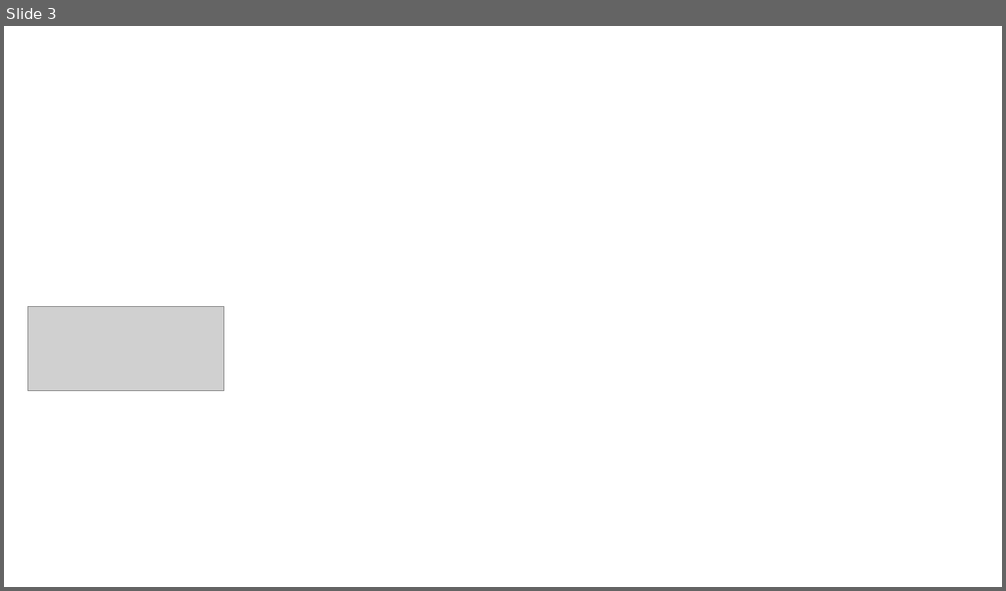
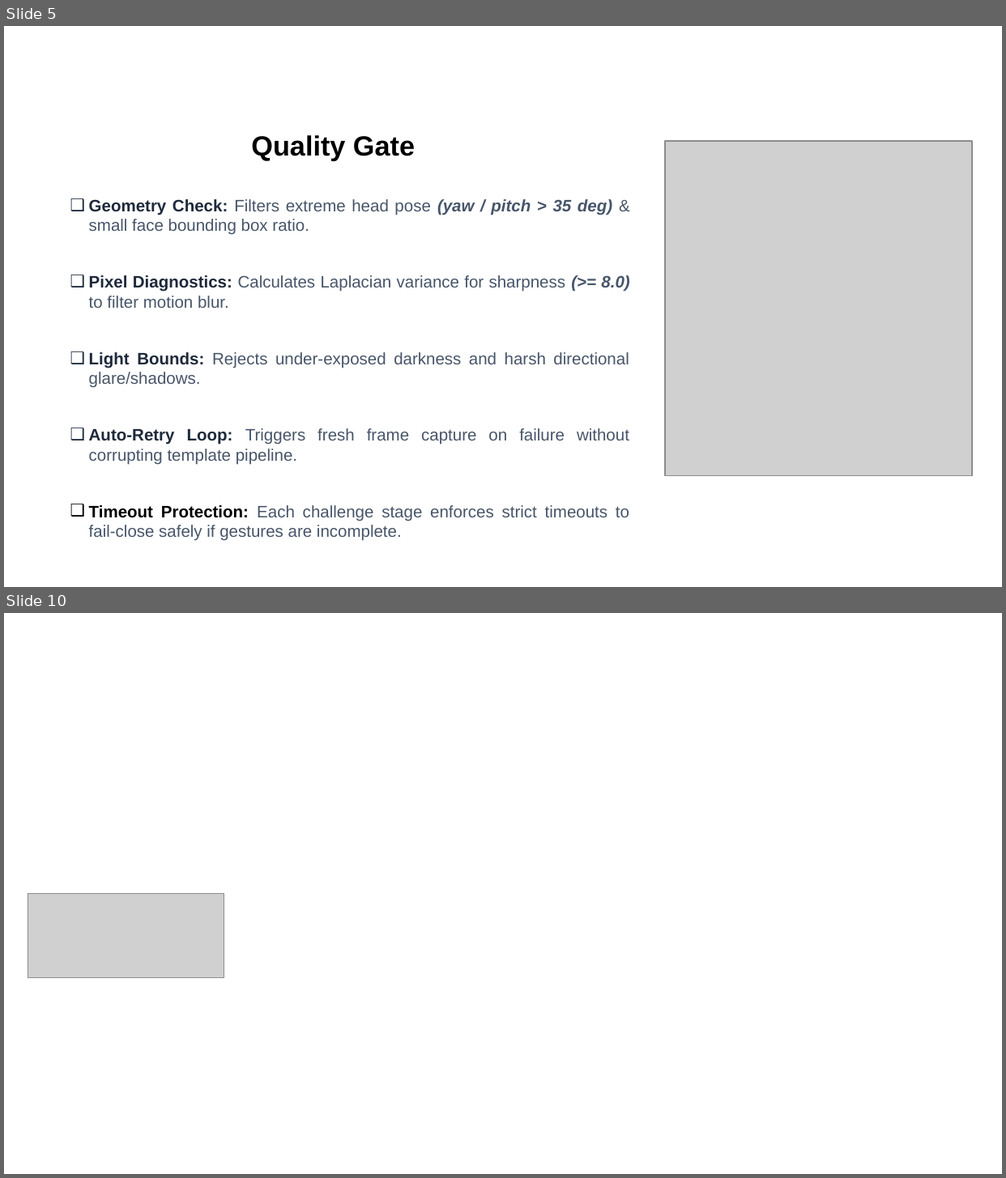
Before and after one commit to KRISHNA-BHAGAVAN/datalake-face-auth, a slide deck: NHAI_Hackathon_Pitch.pptx. Shown one above the other, each under a label of ours: slide 3 before the commit, slides 5 and 10 after it; the slides between them are not shown. The pictures are 1006x591 and 1006x1178 pixels, drawn with LibreOffice and Linux fonts; fonts in the diff are those of the drawing; grey boxes stand for pictures; background and template pictures are left out. Boxes give left, top, right and bottom in pixels: in the first picture for what was removed or moved away, otherwise in the second. Text is boxed around its words. In the diff, an @@ line names an element or a change of style, - is before the commit and + after.

```diff
--- a/NHAI_Hackathon_Pitch.pptx
+++ b/NHAI_Hackathon_Pitch.pptx
@@ slide 5 added at box(4, 26, 1002, 587), background #FFFFFF @@
@@ text added at box(251, 135, 415, 161), 20 pt, text #000000, bold @@
+Quality Gate
@@ picture added at box(665, 141, 972, 475) @@
@@ text added at box(89, 199, 629, 541), 12 pt, text #475569 @@
+❑ Geometry Check: Filters extreme head pose (yaw / pitch > 35 deg) & small face bounding box ratio.
+❑ Pixel Diagnostics: Calculates Laplacian variance for sharpness (>= 8.0) to filter motion blur.
+❑ Light Bounds: Rejects under-exposed darkness and harsh directional glare/shadows.
+❑ Auto-Retry Loop: Triggers fresh frame capture on failure without corrupting template pipeline.
+❑ Timeout Protection: Each challenge stage enforces strict timeouts to fail-close safely if gestures are incomplete.
@@ what was slide 3 is now slide 10 @@
```
Also in this commit, not shown: 6 other slides added, 2 slides removed.
